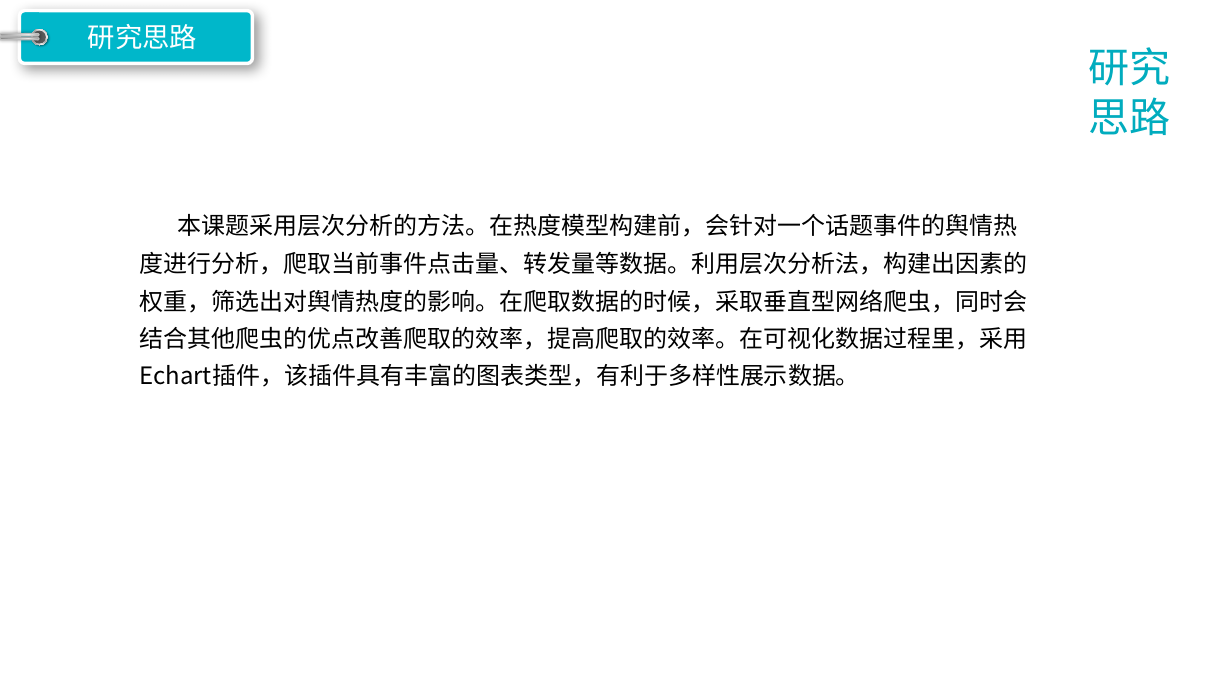
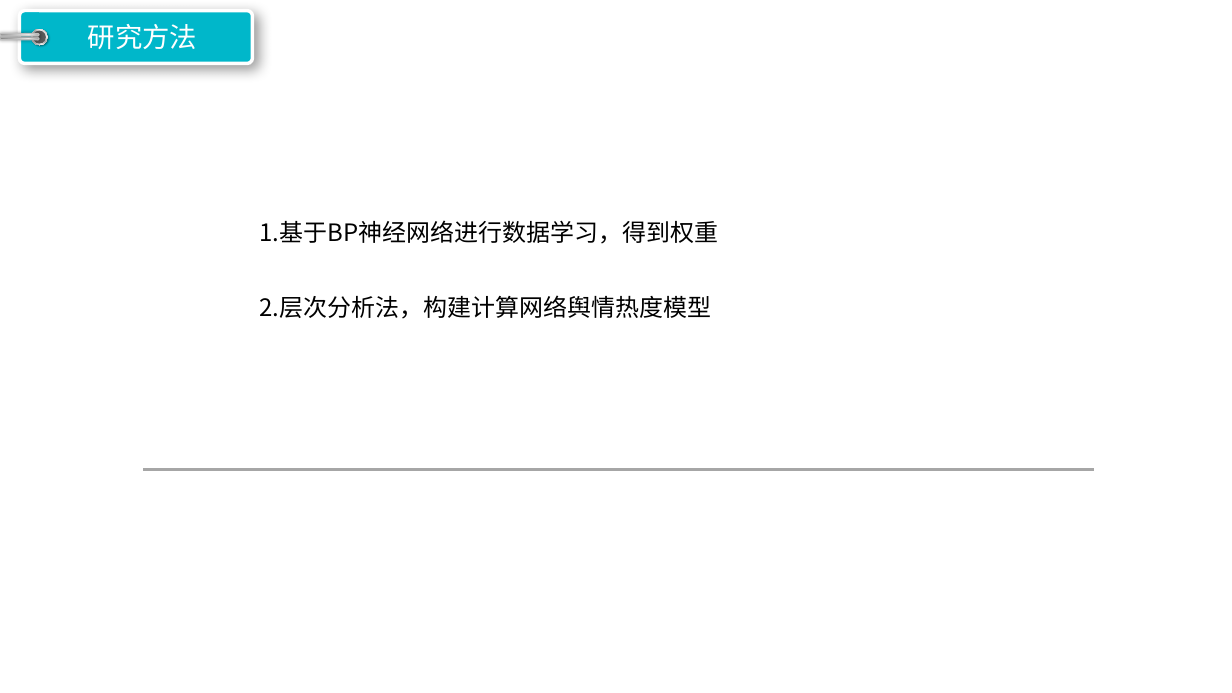
Before and after one commit to zhaobw61/Graduation-project, a slide deck: slide 8 of ppt/开题报告.pptx (slide 10 before the commit). Drawn at 1232x693 pixels with LibreOffice and Linux fonts; fonts in the diff are those of the drawing; background and template pictures are left out. Boxes give left, top, right and bottom in pixels: in the first picture for what was removed or moved away, otherwise in the second. Text is boxed around its words. In the diff, an @@ line names an element or a change of style, - is before the commit and + after.

```diff
--- a/ppt/开题报告.pptx
+++ b/ppt/开题报告.pptx
@@ text at (88, 24, 197, 50): text changed @@
-研究思路
+研究方法
@@ freeform shape removed at (979, 0, 1232, 206) @@
@@ freeform shape removed at (988, 0, 1232, 198) @@
@@ text removed at (1088, 47, 1170, 136) @@
-研究
-思路
@@ text at (259, 220, 718, 319): text changed; font Noto Sans CJK SC to Noto Sans CJK TC @@
-本课题采用层次分析的方法。在热度模型构建前，会针对一个话题事件的舆情热度进行分析，爬取当前事件点击量、转发量等数据。利用层次分析法，构建出因素的权重，筛选出对舆情热度的影响。在爬取数据的时候，采取垂直型网络爬虫，同时会结合其他爬虫的优点改善爬取的效率，提高爬取的效率。在可视化数据过程里，采用Echart插件，该插件具有丰富的图表类型，有利于多样性展示数据。
+1.基于BP神经网络进行数据学习，得到权重
+2.层次分析法，构建计算网络舆情热度模型
@@ ellipse removed at (696, 227, 719, 250) @@
@@ ellipse removed at (720, 249, 743, 272) @@
@@ ellipse removed at (742, 273, 765, 295) @@
@@ line added from (143, 469) to (1094, 469), #A6A6A6 1.5 pt @@
```
Also in this commit, not shown: 11 other slides changed, 3 slides removed, 5 other files.
